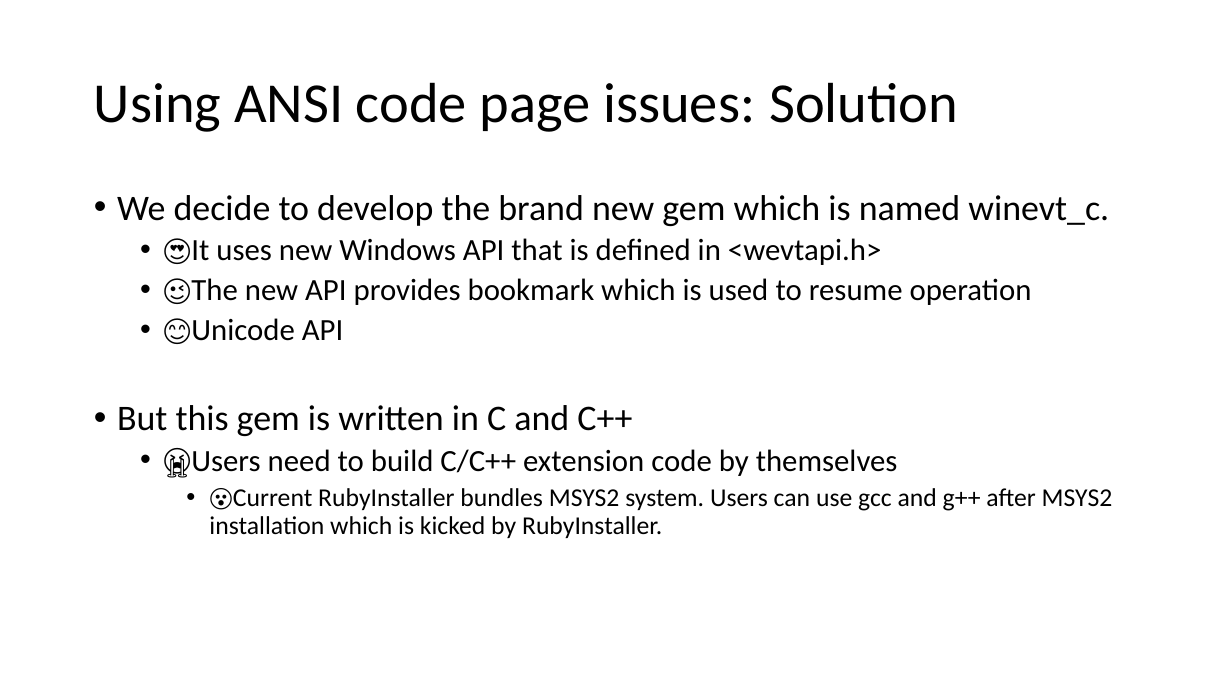
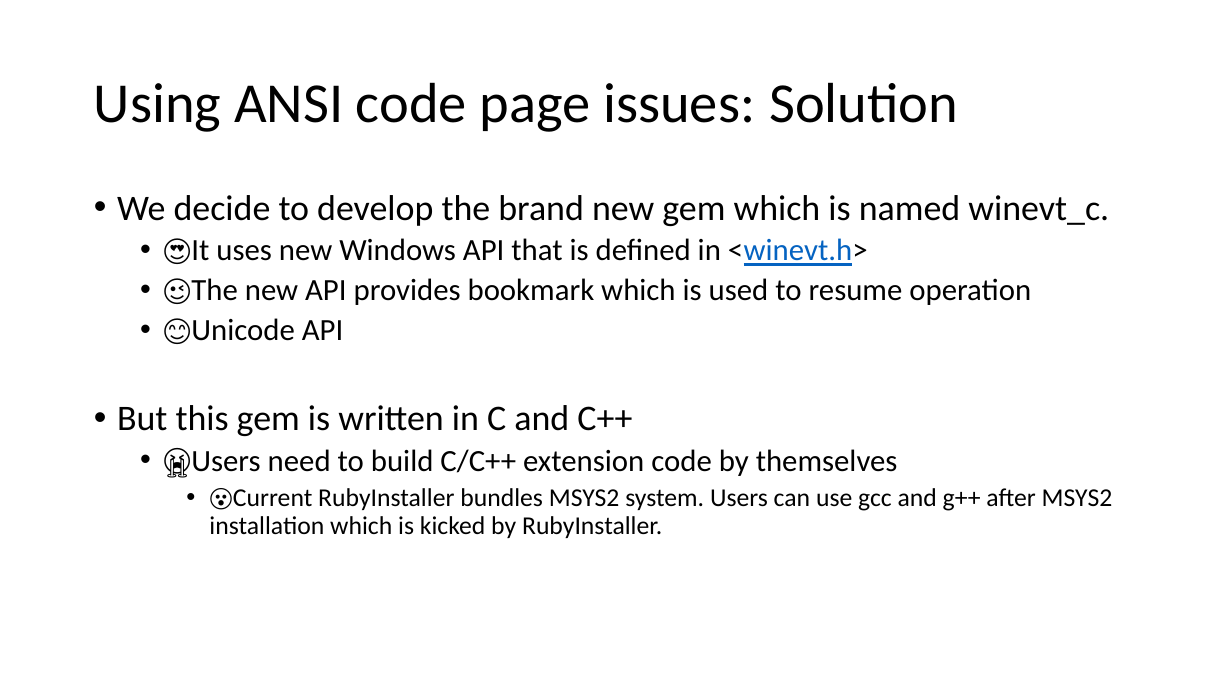
Before and after one commit to cosmo0920/fluentd-meetup-slide-20190717, a slide deck: slide 18 of Fluentd meetup 2019.pptx. Drawn at 1232x693 pixels with LibreOffice and Linux fonts; fonts in the diff are those of the drawing. Boxes give left, top, right and bottom in pixels: in the first picture for what was removed or moved away, otherwise in the second. Text is boxed around its words. In the diff, an @@ line names an element or a change of style, - is before the commit and + after.

Commit message:
Update slides

```diff
--- a/Fluentd meetup 2019.pptx
+++ b/Fluentd meetup 2019.pptx
@@ text at <box>191,238,868,266</box>: text changed @@
-  • 😍It uses new Windows API that is defined in <wevtapi.h>
+  • 😍It uses new Windows API that is defined in <winevt.h>
```
